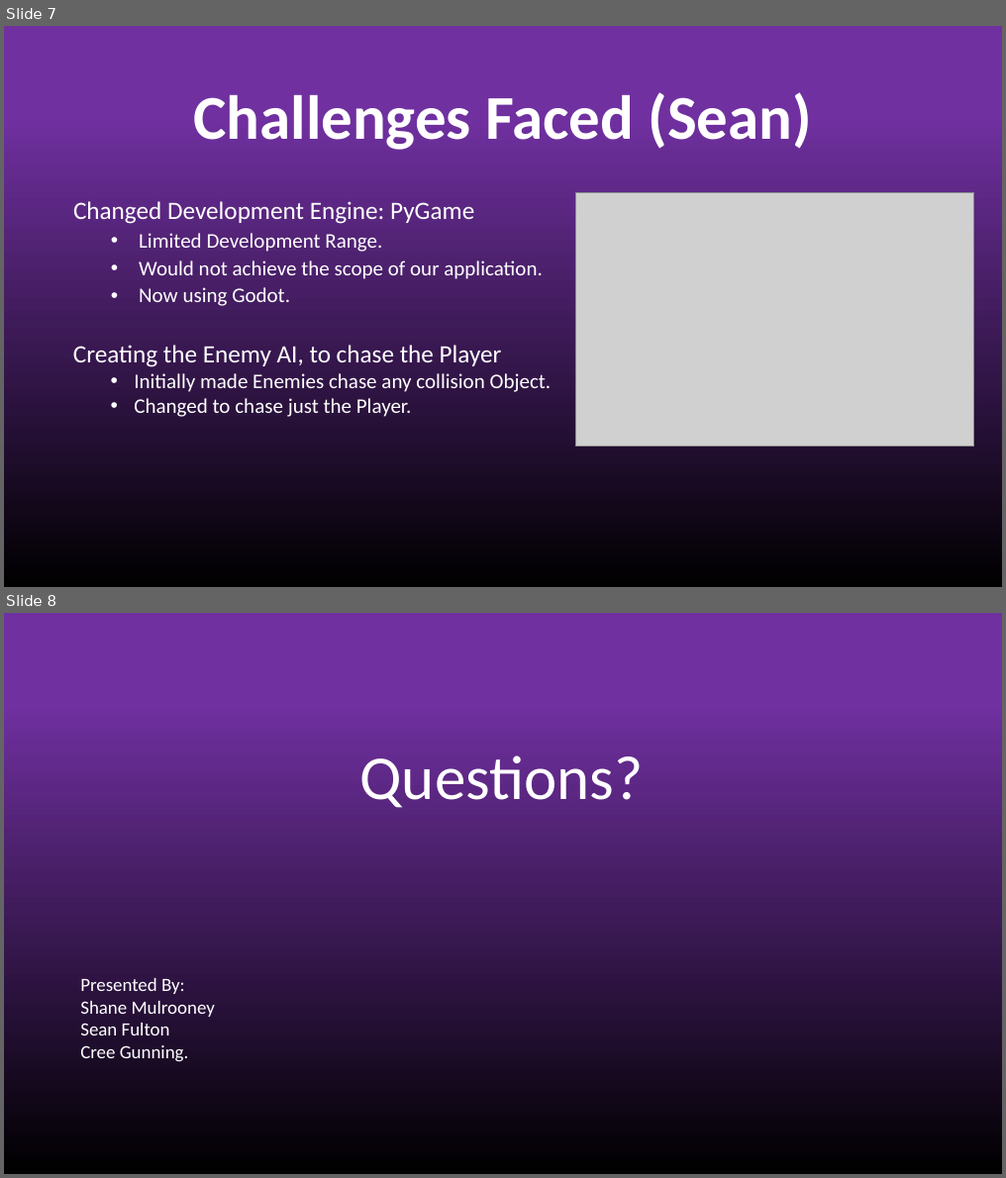
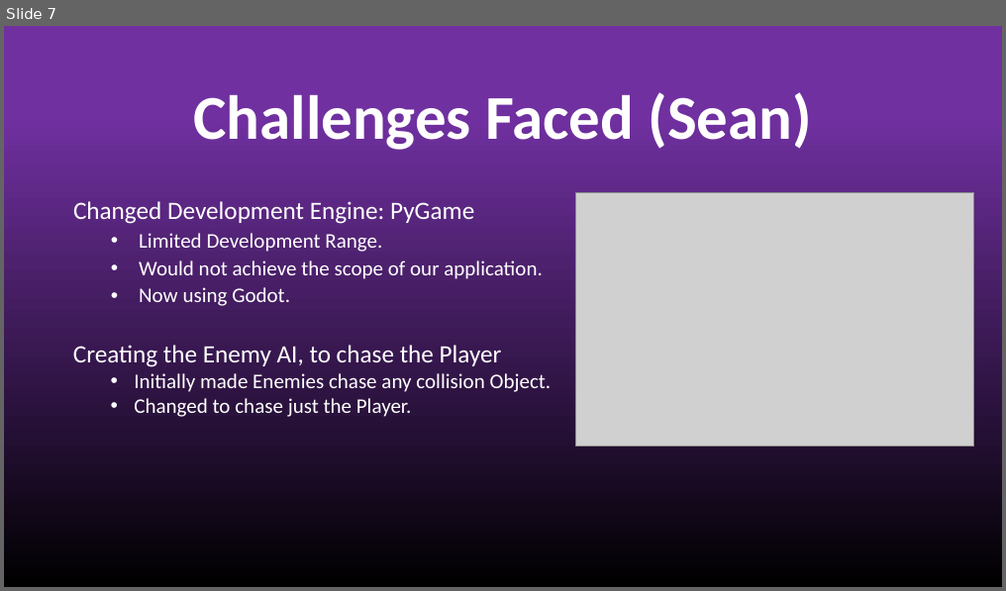
Before and after one commit to shanem1996/Plague_Panic, a slide deck: MIDPOINT PRESENTATION/MidPoint Presentation.pptx. Shown one above the other, each under a label of ours: slides 7 and 8 before the commit, slide 7 after it. The pictures are 1006x1178 and 1006x591 pixels, drawn with LibreOffice and Linux fonts; fonts in the diff are those of the drawing; grey boxes stand for pictures. Boxes give left, top, right and bottom in pixels: in the first picture for what was removed or moved away, otherwise in the second. Text is boxed around its words. In the diff, an @@ line names an element or a change of style, - is before the commit and + after.

Commit message:
Removed Question Slide from presentation

```diff
--- a/MIDPOINT PRESENTATION/MidPoint Presentation.pptx
+++ b/MIDPOINT PRESENTATION/MidPoint Presentation.pptx
@@ slide 8 removed at (x1=4, y1=613, x2=1002, y2=1174), background gradient #7030A0 to #000000 @@
@@ text removed at (x1=360, y1=756, x2=644, y2=808) @@
-Questions?
@@ text removed at (x1=80, y1=978, x2=215, y2=1062) @@
-Presented By:
-Shane Mulrooney
-Sean Fulton
-Cree Gunning.
```
